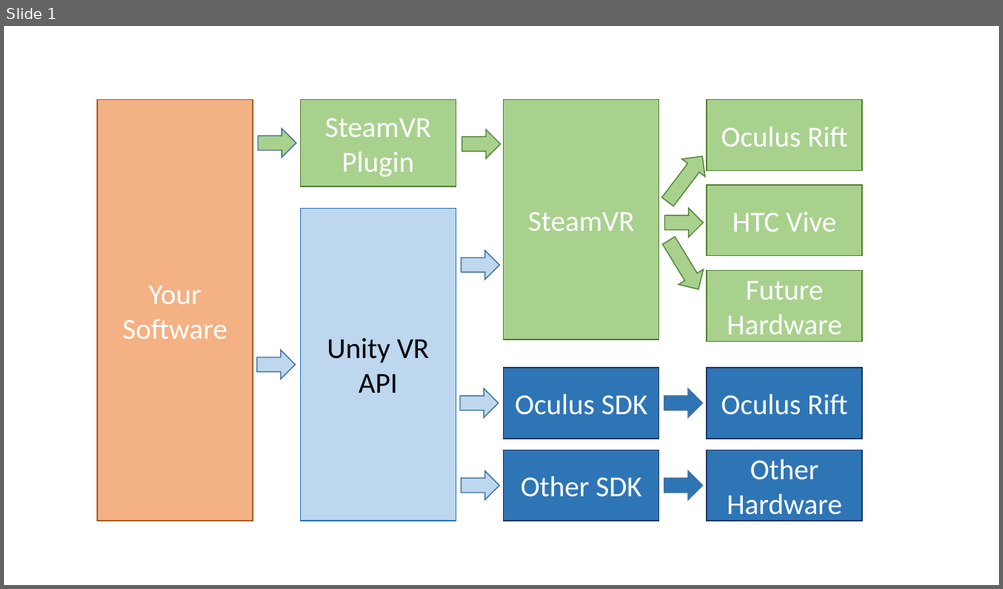
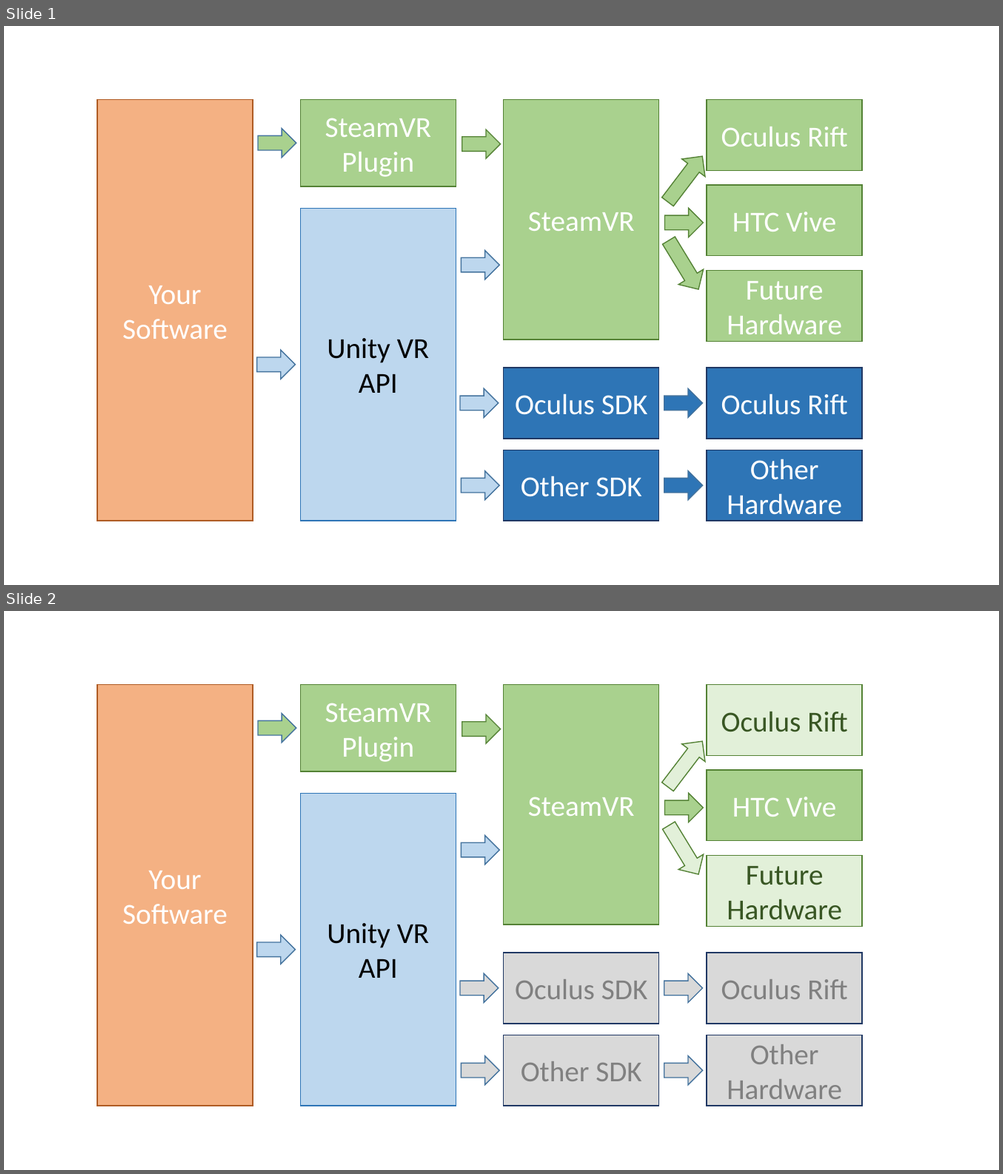
Before and after one commit to klingo/fhnw-mt-vr, a slide deck: 03_Figures/04_Valve/OpenVR_SteamVR.pptx. Shown one above the other, each under a label of ours: slide 1 before the commit, slides 1 and 2 after it. The pictures are 1003x589 and 1003x1174 pixels, drawn with LibreOffice and Linux fonts; fonts in the diff are those of the drawing. Boxes give left, top, right and bottom in pixels: in the first picture for what was removed or moved away, otherwise in the second. Text is boxed around its words. In the diff, an @@ line names an element or a change of style, - is before the commit and + after.

```diff
--- a/03_Figures/04_Valve/OpenVR_SteamVR.pptx
+++ b/03_Figures/04_Valve/OpenVR_SteamVR.pptx
@@ slide 2 added at box(4, 611, 999, 1170), background #FFFFFF @@
@@ rectangle added at box(97, 685, 253, 1106), fill #F4B183, outline #AF5C24 1 pt, 28 pt, text #FFFFFF @@
+Your Software
@@ rectangle added at box(300, 685, 455, 772), fill #A9D18E, outline #548235 1 pt, 28 pt, text #FFFFFF @@
+SteamVR Plugin
@@ rectangle added at box(504, 685, 658, 925), fill #A9D18E, outline #548235 1 pt, 28 pt, text #FFFFFF @@
+SteamVR
@@ rectangle added at box(707, 685, 862, 756), fill #E2F0D9, outline #548235 1 pt, 28 pt, text #385723 @@
+Oculus Rift
@@ right arrow added at box(258, 714, 296, 743), fill #A9D18E, outline #43739E 1 pt @@
@@ right arrow added at box(462, 715, 500, 743), fill #A9D18E, outline #548235 1 pt @@
@@ right arrow added at box(656, 732, 714, 796), fill #E2F0D9, outline #548235 1 pt @@
@@ rectangle added at box(707, 770, 862, 841), fill #A9D18E, outline #548235 1 pt, 28 pt, text #FFFFFF @@
+HTC Vive
@@ rectangle added at box(300, 793, 455, 1105), fill #BDD7EE, outline #2E75B6 1 pt, 28 pt, text #000000 @@
+Unity VR API
@@ right arrow added at box(664, 793, 703, 822), fill #A9D18E, outline #548235 1 pt @@
@@ right arrow added at box(656, 818, 711, 883), fill #E2F0D9, outline #548235 1 pt @@
@@ right arrow added at box(461, 835, 498, 865), fill #BDD7EE, outline #43739E 1 pt @@
@@ rectangle added at box(707, 856, 862, 926), fill #E2F0D9, outline #548235 1 pt, 28 pt, text #385723 @@
+Future Hardware
@@ right arrow added at box(257, 936, 295, 965), fill #BDD7EE, outline #43739E 1 pt @@
@@ rectangle added at box(504, 953, 658, 1024), fill #D9D9D9, outline #203864 1 pt, 28 pt, text #808080 @@
+Oculus SDK
@@ rectangle added at box(707, 953, 862, 1024), fill #D9D9D9, outline #203864 1 pt, 28 pt, text #808080 @@
+Oculus Rift
@@ right arrow added at box(460, 974, 498, 1002), fill #D9D9D9, outline #43739E 1 pt @@
@@ right arrow added at box(664, 974, 703, 1002), fill #D9D9D9, outline #43739E 1 pt @@
@@ rectangle added at box(504, 1036, 658, 1106), fill #D9D9D9, outline #203864 1 pt, 28 pt, text #808080 @@
+Other SDK
@@ rectangle added at box(707, 1036, 862, 1106), fill #D9D9D9, outline #203864 1 pt, 28 pt, text #808080 @@
+Other Hardware
@@ right arrow added at box(461, 1056, 498, 1085), fill #D9D9D9, outline #43739E 1 pt @@
@@ right arrow added at box(664, 1056, 703, 1085), fill #D9D9D9, outline #43739E 1 pt @@
```
Also in this commit, not shown: 13 other files.
